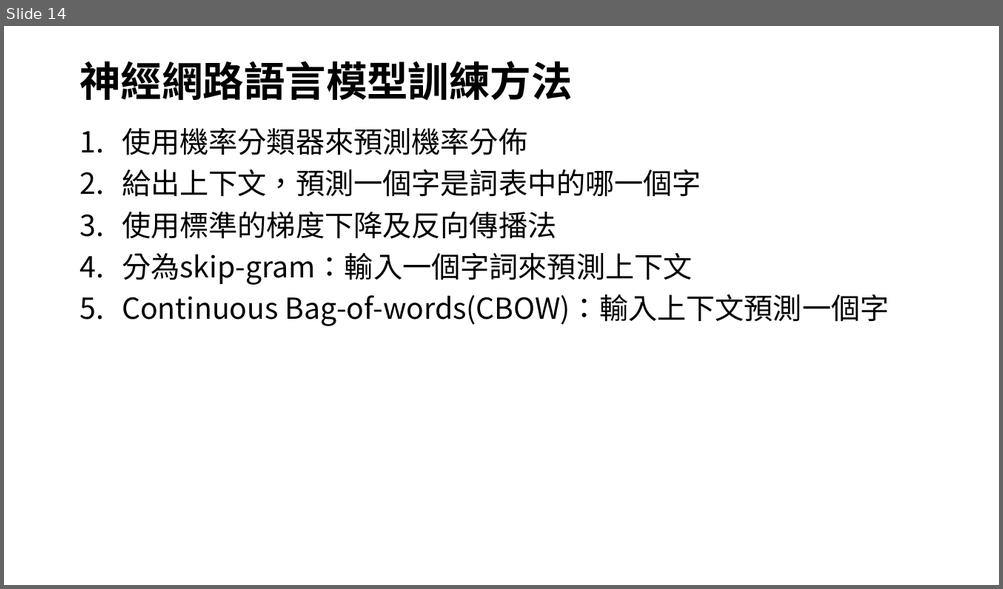
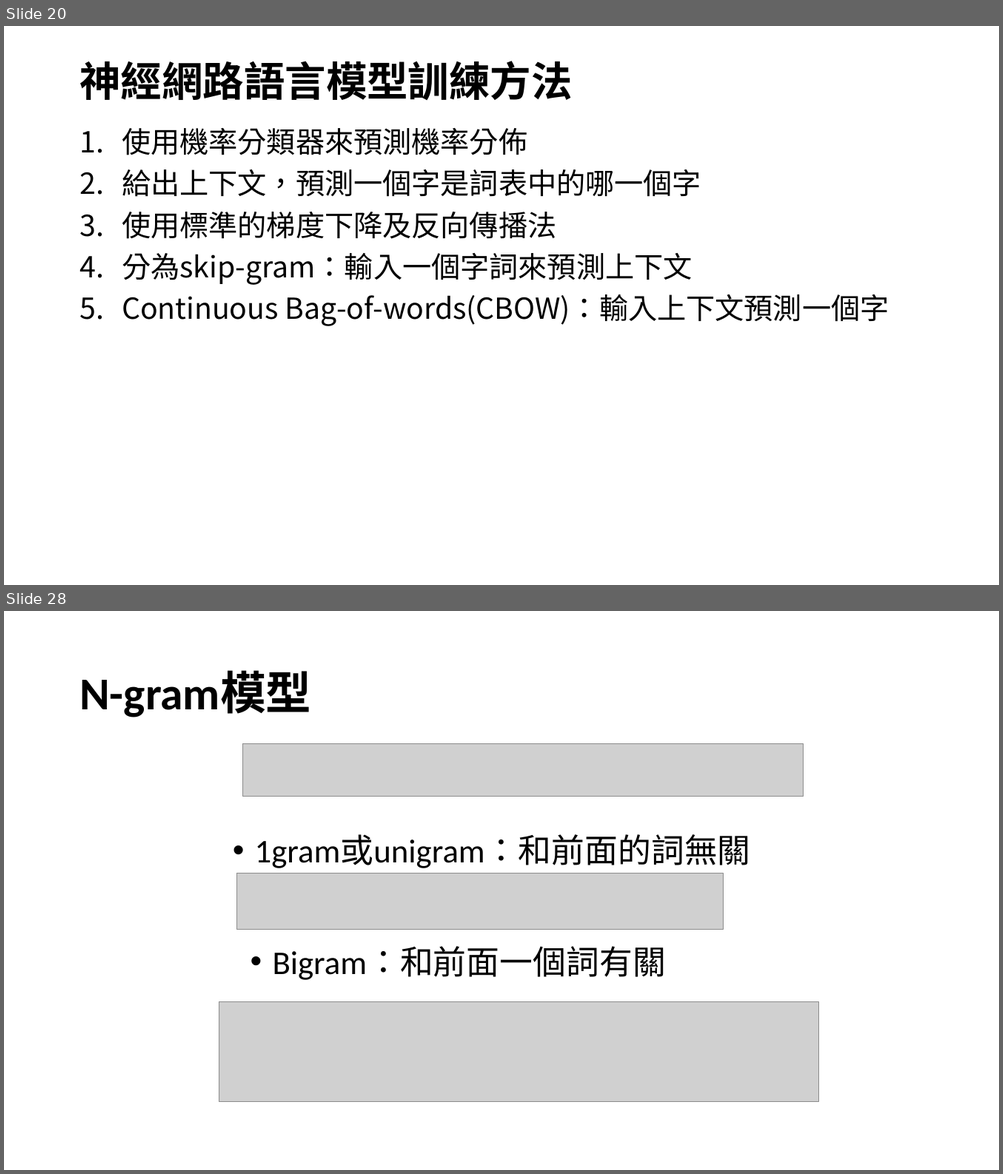
Before and after one commit to joshhu/nlp_must2022, a slide deck: lecture03.pptx. Shown one above the other, each under a label of ours: slide 14 before the commit, slides 20 and 28 after it; the slides between them are not shown. The pictures are 1003x589 and 1003x1174 pixels, drawn with LibreOffice and Linux fonts; fonts in the diff are those of the drawing; grey boxes stand for pictures. Boxes give left, top, right and bottom in pixels: in the first picture for what was removed or moved away, otherwise in the second. Text is boxed around its words. In the diff, an @@ line names an element or a change of style, - is before the commit and + after.

```diff
--- a/lecture03.pptx
+++ b/lecture03.pptx
@@ slide 28 added at <box>4,611,999,1170</box>, background #FFFFFF @@
@@ title added at <box>79,672,311,718</box>, 44 pt, text #000000, bold @@
+N-gram模型
@@ picture added at <box>243,743,803,797</box> @@
@@ text added at <box>255,835,751,869</box>, 32 pt, text #000000 @@
+• 1gram或unigram：和前面的詞無關
@@ picture added at <box>237,873,723,930</box> @@
@@ text added at <box>273,947,666,980</box>, 32 pt, text #000000 @@
+• Bigram：和前面一個詞有關
@@ picture added at <box>219,1002,819,1102</box> @@
@@ what was slide 14 is now slide 20 @@
```
Also in this commit, not shown: 4 slides changed, 28 other slides added, 13 other files.
